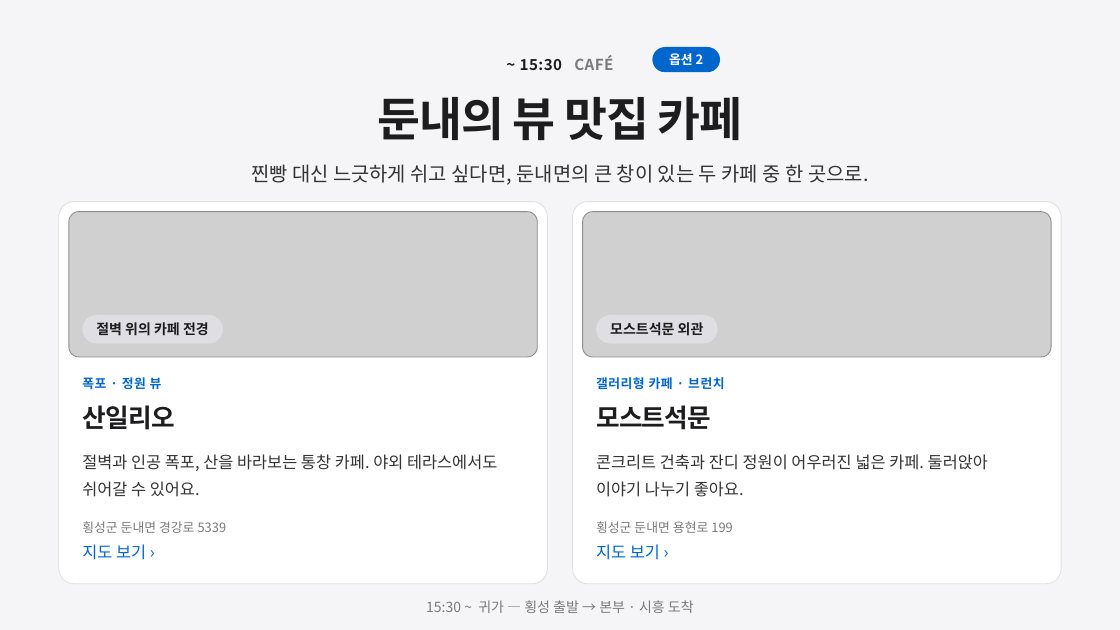
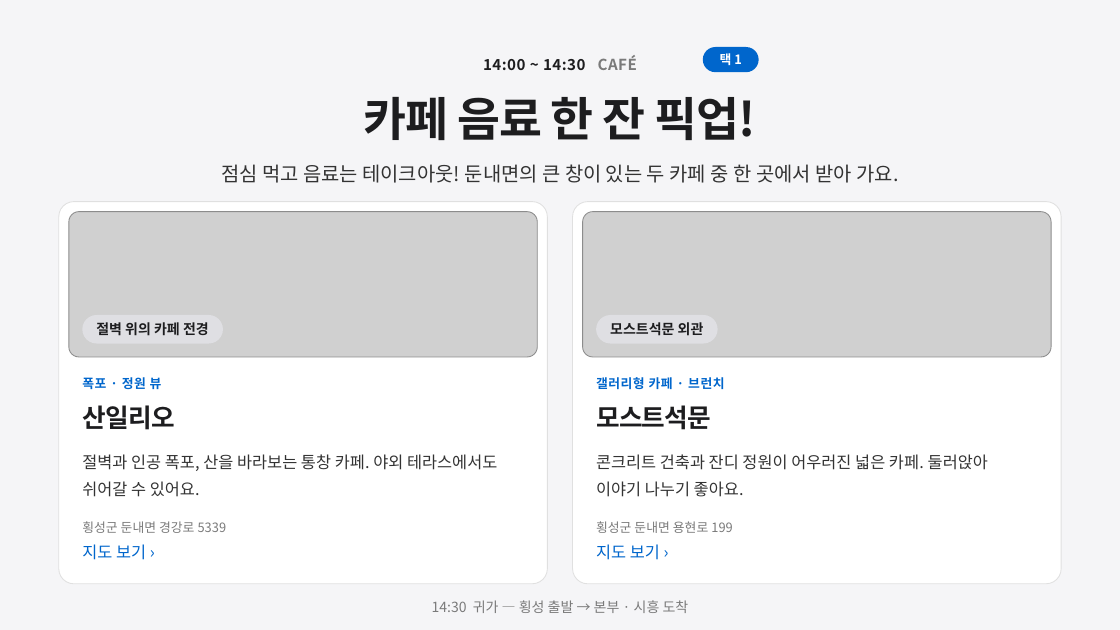
Before and after one commit to wvcsr/gipa-workshop-2026, a slide deck: slide 14 of 기파팀_하반기_워크샵_안내서.pptx (slide 15 before the commit). Drawn at 1120x630 pixels with LibreOffice and Linux fonts; fonts in the diff are those of the drawing; grey boxes stand for pictures. Boxes give left, top, right and bottom in pixels: in the first picture for what was removed or moved away, otherwise in the second. Text is boxed around its words. In the diff, an @@ line names an element or a change of style, - is before the commit and + after.

```diff
--- a/기파팀_하반기_워크샵_안내서.pptx
+++ b/기파팀_하반기_워크샵_안내서.pptx
@@ text at [483,55,637,70]: text changed @@
-~ 15:30 CAFÉ
+14:00 ~ 14:30 CAFÉ
@@ rounded rectangle: place and size @@
-rounded rectangle at [653,47,721,72]
+rounded rectangle at [703,47,760,72]
@@ text at [720,53,742,65]: text changed @@
-옵션 2
+택 1
@@ text at [364,97,756,140]: text changed @@
-둔내의 뷰 맛집 카페
+카페 음료 한 잔 픽업!
@@ text at [221,164,898,183]: text changed @@
-찐빵 대신 느긋하게 쉬고 싶다면, 둔내면의 큰 창이 있는 두 카페 중 한 곳으로.
+점심 먹고 음료는 테이크아웃! 둔내면의 큰 창이 있는 두 카페 중 한 곳에서 받아 가요.
@@ text at [432,600,689,613]: text changed @@
-15:30 ~ 귀가 — 횡성 출발 → 본부 · 시흥 도착
+14:30 귀가 — 횡성 출발 → 본부 · 시흥 도착
```
Also in this commit, not shown: 7 other slides changed, 2 slides added, 2 slides removed, 6 other files.
